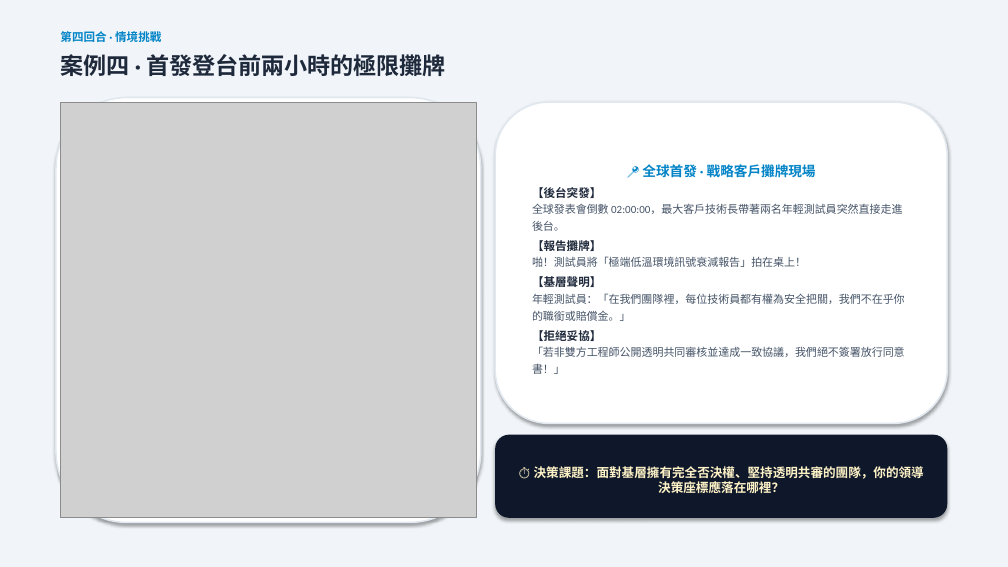
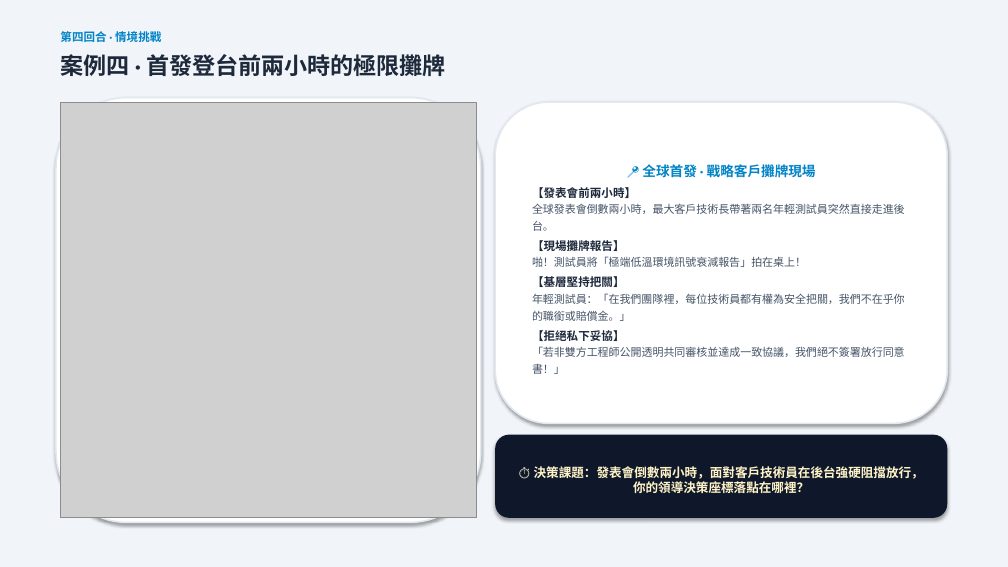
Before and after one commit to routerdd1818-tech/OB, a slide deck: slide 11 of 誰是文化王_備案簡報_Who_Is_Culture_King.pptx. Drawn at 1008x567 pixels with LibreOffice and Linux fonts; fonts in the diff are those of the drawing; grey boxes stand for pictures. Boxes give left, top, right and bottom in pixels: in the first picture for what was removed or moved away, otherwise in the second. Text is boxed around its words. In the diff, an @@ line names an element or a change of style, - is before the commit and + after.

```diff
--- a/誰是文化王_備案簡報_Who_Is_Culture_King.pptx
+++ b/誰是文化王_備案簡報_Who_Is_Culture_King.pptx
@@ text in rounded rectangle at (532,187,905,251): text changed @@
-【後台突發】
-全球發表會倒數 02:00:00，最大客戶技術長帶著兩名年輕測試員突然直接走進後台。
-【報告攤牌】
+【發表會前兩小時】
+全球發表會倒數兩小時，最大客戶技術長帶著兩名年輕測試員突然直接走進後台。
+【現場攤牌報告】
@@ text in rounded rectangle at (532,276,625,287): text changed @@
-【基層聲明】
+【基層堅持把關】
@@ text in rounded rectangle at (532,330,625,341): text changed @@
-【拒絕妥協】
+【拒絕私下妥協】
@@ text in rounded rectangle at (534,466,924,493): text changed @@
-⏱️ 決策課題：面對基層擁有完全否決權、堅持透明共審的團隊，你的領導決策座標應落在哪裡？
+⏱️ 決策課題：發表會倒數兩小時，面對客戶技術員在後台強硬阻擋放行，你的領導決策座標落點在哪裡？
```
Also in this commit, not shown: 4 other slides changed, 5 other files.
